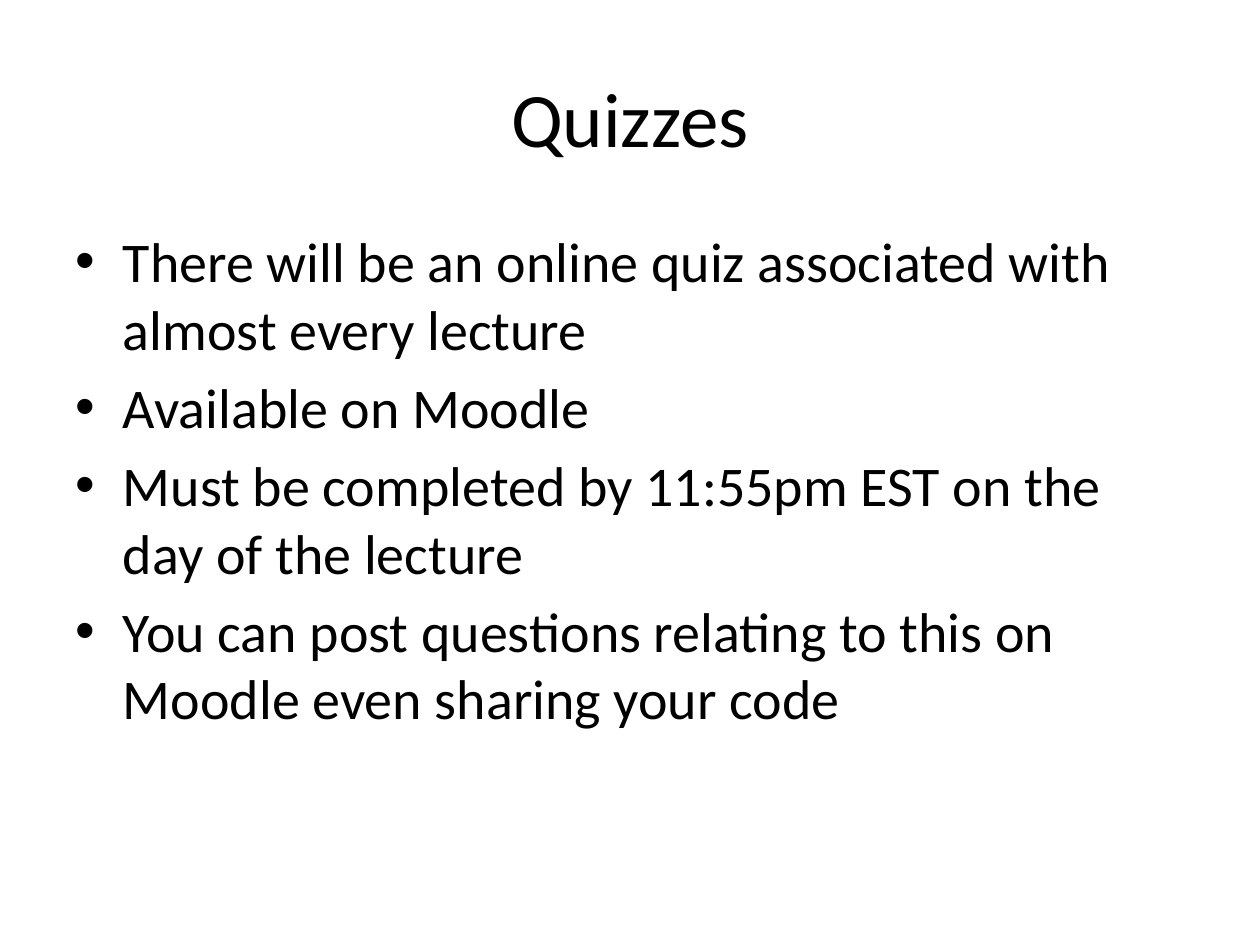
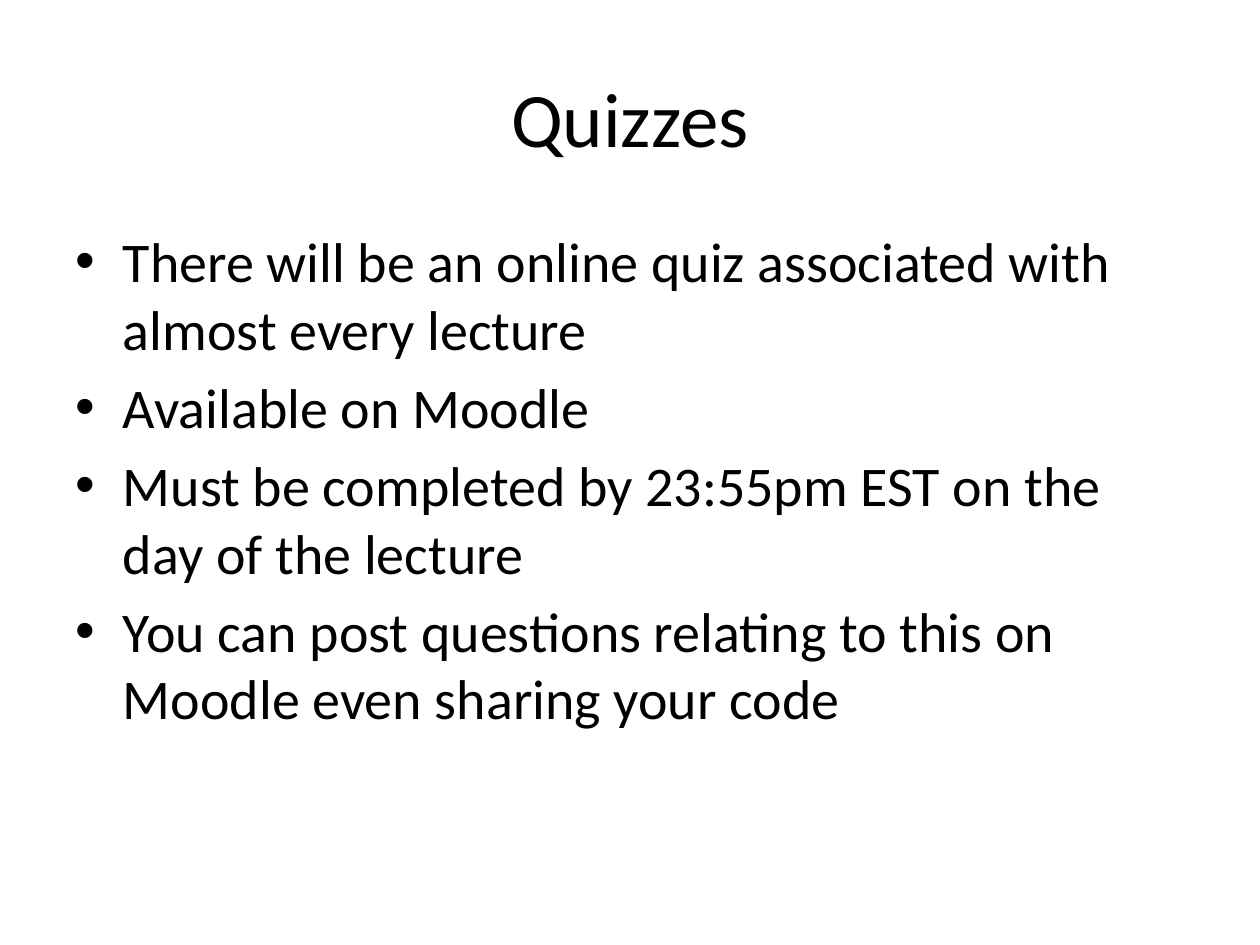
Before and after one commit to RHIT-CSSE/csse220, a slide deck: slide 8 of ClassMaterials/2DArraysAndMaps/Slides/2D Arrays and Maps.pptx. Drawn at 1260x945 pixels with LibreOffice and Linux fonts; fonts in the diff are those of the drawing. Boxes give left, top, right and bottom in pixels: in the first picture for what was removed or moved away, otherwise in the second. Text is boxed around its words. In the diff, an @@ line names an element or a change of style, - is before the commit and + after.

```diff
--- a/ClassMaterials/2DArraysAndMaps/Slides/2D Arrays and Maps.pptx
+++ b/ClassMaterials/2DArraysAndMaps/Slides/2D Arrays and Maps.pptx
@@ text at (x1=123, y1=467, x2=1101, y2=583): text changed @@
-• Must be completed by 11:55pm EST on the day of the lecture
+• Must be completed by 23:55pm EST on the day of the lecture
```
Also in this commit, not shown: 10 other slides changed, 4 slides added.
